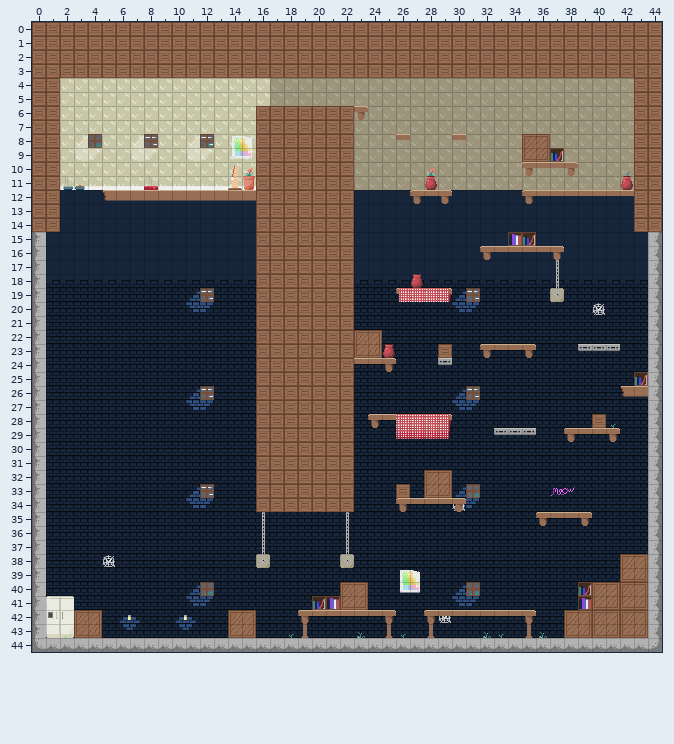
Tiled map: assets/test_map3.tmx. Above, as it was before the edit.
Cells are 16x16 px. Shown: x 0..44, y 0..44.
Now the later version:
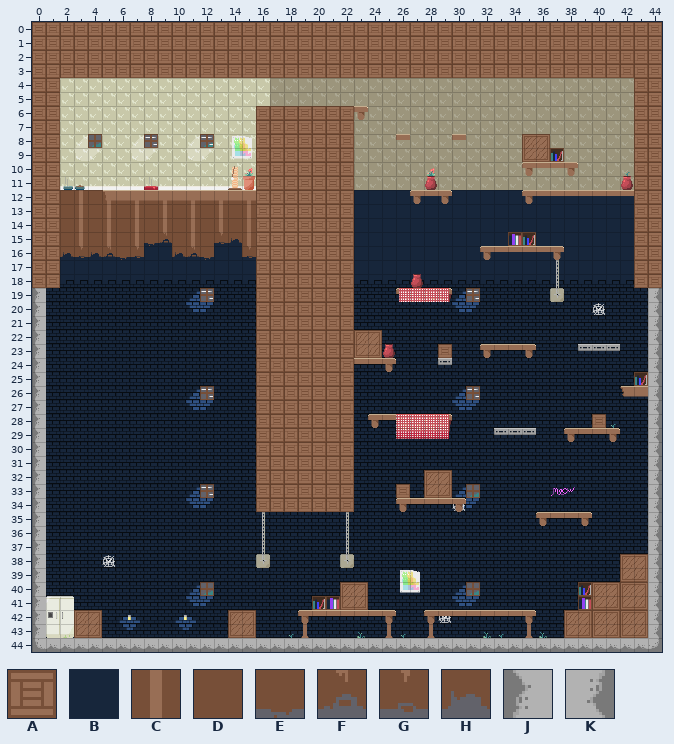
Key: from "test_tileset": A 0, B 43, C 45, D 46, E 47, F 61, G 62, H 63, J 96, K 132.
_ is an empty cell.
Message: adding some house structure
Change:
Layer "Background1":
The edit turns tile B into tile C in rows 12 to 14 at x 3, 5, 7, 9, 11, 13 and 15; in row 15 at x 3, 5, 7, 11 and 15.
The edit turns tile B into tile D in rows 12 to 14 at x 2, 4, 6, 8, 10, 12 and 14; in row 15 at x 2, 4, 6, 10 and 12.
Layer "Background2":
There is now tile E in row 15 at x 8; in row 16 at x 6 and 12.
There is now tile F in row 15 at x 9; in row 16 at x 5 and 11.
There is now tile G in row 15 at x 13; in row 16 at x 3, 7 and 15.
There is now tile H in row 15 at x 14; in row 16 at x 2, 4 and 10.
Layer "Collision":
The edit turns tile J into tile A in rows 15 to 18 at x 0.
The edit turns tile K into tile A in rows 15 to 18 at x 44.
There is now tile A in rows 15 to 18 at x 1 and 43.
Boxes around the changes in both pictures, in picture pixels (x1, y1, x2, y2):
changed: (32, 190, 256, 288)
changed: (634, 232, 662, 288)
